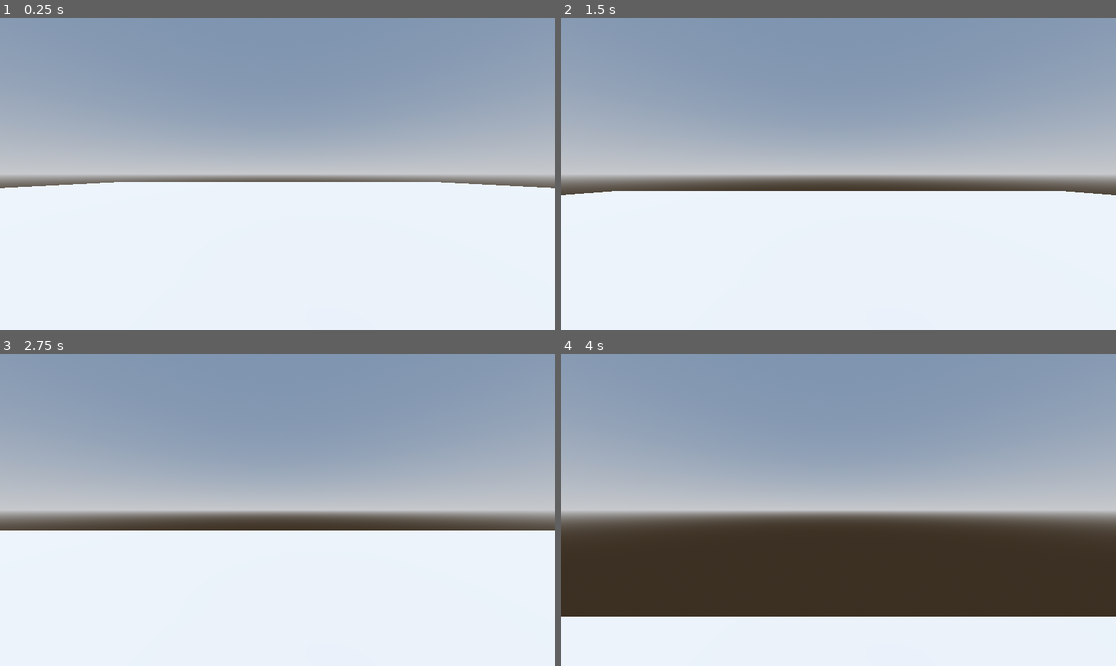
Above: before the commit, frames 1-4 (two rows, left to right).
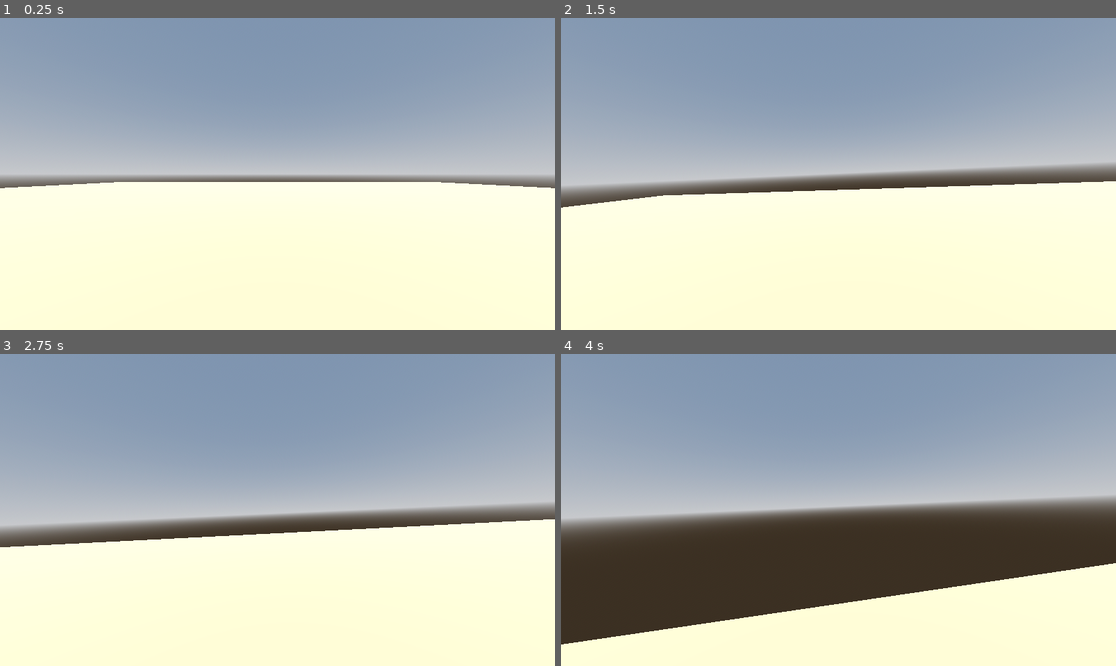
Above: after the commit, the same moments.

Repository: herenereh/crash-pizza
Game: Godot game, scene res://main.tscn
The game is run twice, just before and just after one commit, with the same random seed, the same clock (stepped at 60 frames per second) and the same inputs.
Inputs (mouse positions are in pixels of both pictures, inside the frame that each line leads up to):
- Up to frame 1 (0.25 s): no input
- Up to frame 2 (1.5 s): tap Enter at 0.5 s; move the mouse to (866, 174) at 0.52 s; hold W (up) from 0.53 s (still down); tap Shift (Dash, bound only after the commit) at 0.6, 1.35 s; tap Space (Jump) at 0.77 s; move the mouse to (810, 174) at 1.27 s
- Up to frame 3 (2.75 s): keep holding W (up); tap Space (Jump) at 1.52 s; move the mouse to (288, 503) at 2.02 s; tap Shift (Dash, bound only after the commit) at 2.1 s
- Up to frame 4 (4 s): keep holding W (up); move the mouse to (832, 516) at 2.77 s; tap Shift (Dash, bound only after the commit) at 2.85, 3.6 s; tap Space (Jump) at 3.02, 3.77 s; move the mouse to (877, 513) at 3.52 s

The runs differ from the first frame. In frame 1, 35% of the frame differs, in the area x 0-100%, y 61-100%; in frame 2, 41%, in the area x 0-100%, y 46-100%; in frame 3, 41%; in frame 4, 26%.

Commit message:
Smooth Camera movement
Zemin rengini değiştirdim
Kamera hareketi ekledim
Daha havalı olsun diye ekstra fonksiyon ekledim ama hala eksik kısımları var

Diff:
--- a/HankMovement.gd
+++ b/HankMovement.gd
@@ -2,6 +2,11 @@
 
 const SPEED = 8.0
 const JUMP_VELOCITY = 4.5
+const SENSITIVITY = 0.002
+const DASHVELOCITY = 400
+
+var zAngforCamToLerpTo = 0.0
+var xAngforCamToLerpTo = 0.0
 
 @onready var head = $Head;
 @onready var camera = $Head/FPSCam;
@@ -9,6 +14,13 @@
 func _ready():
 	Input.mouse_mode = Input.MOUSE_MODE_CAPTURED;
 	# Video'da farklı bir kod kullanıyor fakat ileriki versiyonlarında artık bu kod kullanılıyor.
+
+func _unhandled_input(event):
+	if event is InputEventMouseMotion:
+		head.rotate_y(-event.relative.x * SENSITIVITY)
+		camera.rotate_x(-event.relative.y * SENSITIVITY)
+		camera.rotation.x = clamp(camera.rotation.x, deg_to_rad(-90), deg_to_rad(100))
+
 
 
 func _physics_process(delta: float) -> void:
@@ -20,15 +32,26 @@
 	if Input.is_action_just_pressed("Jump") and is_on_floor():
 		velocity.y = JUMP_VELOCITY
 
+	# Dash mechanic
+	#if Input.is_action_just_pressed("Dash"):
+
+
+	head.rotation_degrees.z = lerp(head.rotation_degrees.z, zAngforCamToLerpTo, 0.1)
+	head.rotation_degrees.x = lerp(head.rotation_degrees.x, xAngforCamToLerpTo, 0.1)
+
 	# Get the input direction and handle the movement/deceleration.
 	# As good practice, you should replace UI actions with custom gameplay actions.
 	var input_dir := Input.get_vector("left", "right", "up", "down")
-	var direction := (transform.basis * Vector3(input_dir.x, 0, input_dir.y)).normalized()
+	var direction = (head.transform.basis * Vector3(input_dir.x, 0, input_dir.y)).normalized()
 	if direction:
 		velocity.x = direction.x * SPEED
 		velocity.z = direction.z * SPEED
+		xAngforCamToLerpTo = direction.x * -2.5
+		zAngforCamToLerpTo = direction.z * 2.5
 	else:
 		velocity.x = 0.0
 		velocity.z = 0.0
+		xAngforCamToLerpTo = 0.0;
+		zAngforCamToLerpTo = 0.0;
 
 	move_and_slide()
--- a/main.tscn
+++ b/main.tscn
@@ -18,7 +18,11 @@
 [sub_resource type="BoxShape3D" id="BoxShape3D_30qic"]
 size = Vector3(60, 2, 60)
 
+[sub_resource type="StandardMaterial3D" id="StandardMaterial3D_ffcxt"]
+albedo_color = Color(0.698346, 0.625147, 0.427732, 1)
+
 [sub_resource type="BoxMesh" id="BoxMesh_81bhi"]
+material = SubResource("StandardMaterial3D_ffcxt")
 size = Vector3(60, 2, 60)
 
 [sub_resource type="CapsuleMesh" id="CapsuleMesh_oa6ub"]
--- a/project.godot
+++ b/project.godot
@@ -17,7 +17,7 @@
 
 [input]
 
-Sprint={
+Dash={
 "deadzone": 0.5,
 "events": [Object(InputEventKey,"resource_local_to_scene":false,"resource_name":"","device":0,"window_id":0,"alt_presse …(194 unchanged characters)…
 ]
Not shown: 1 places in main.tscn that only renumber resources
